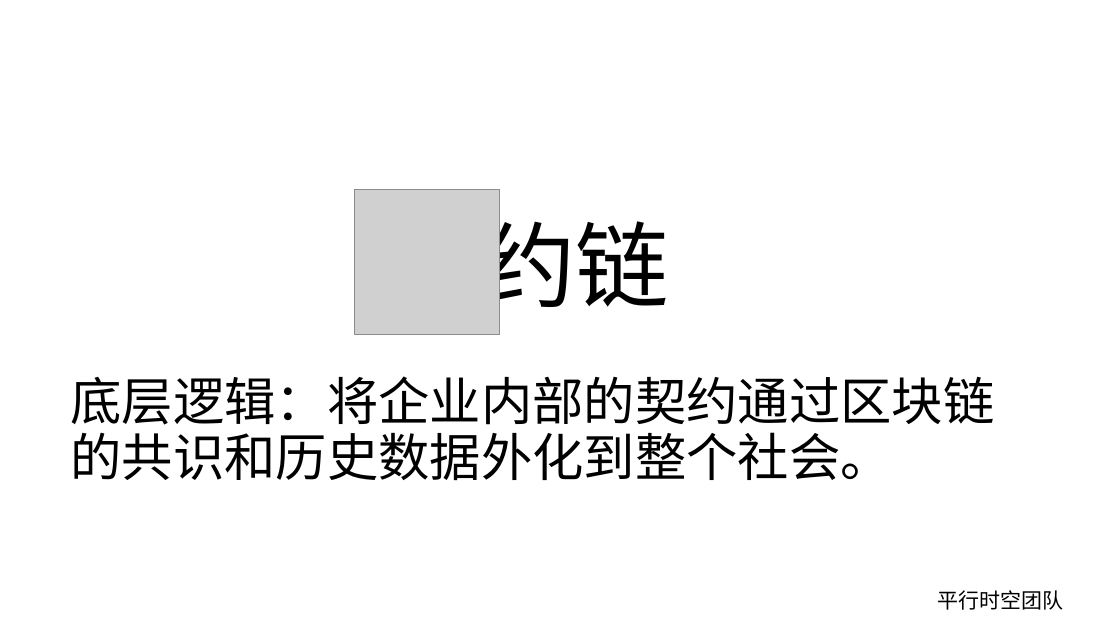
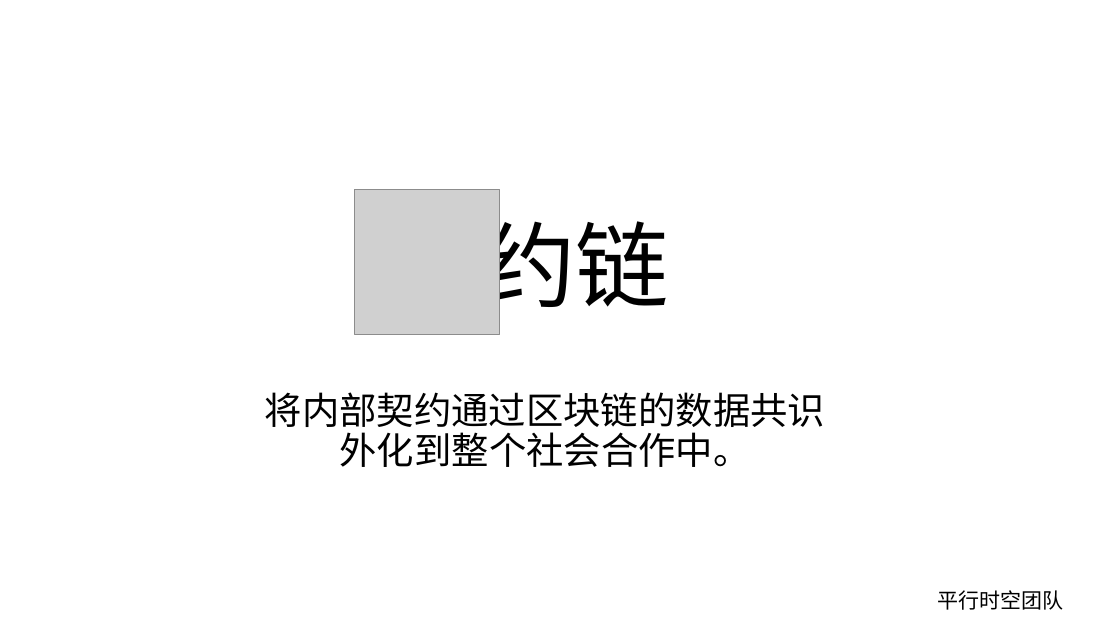
Before and after one commit to substrate-asia/hackathon-2021-summer, a slide deck: slide 8 of teams/23-平行时空/docs/平行时空参赛项目 契约链.pptx (slide 10 before the commit). Drawn at 1120x630 pixels with LibreOffice and Linux fonts; fonts in the diff are those of the drawing; grey boxes stand for pictures; background and template pictures are left out. Boxes give left, top, right and bottom in pixels: in the first picture for what was removed or moved away, otherwise in the second. Text is boxed around its words. In the diff, an @@ line names an element or a change of style, - is before the commit and + after.

```diff
--- a/teams/23-平行时空/docs/平行时空参赛项目 契约链.pptx
+++ b/teams/23-平行时空/docs/平行时空参赛项目 契约链.pptx
@@ text at [265, 392, 825, 467]: text changed; size 44 to 32 pt @@
-底层逻辑：将企业内部的契约通过区块链的共识和历史数据外化到整个社会。
+将内部契约通过区块链的数据共识
+外化到整个社会合作中。
```
Also in this commit, not shown: 8 other slides changed, 1 slide added, 3 slides removed, 3 other files.
